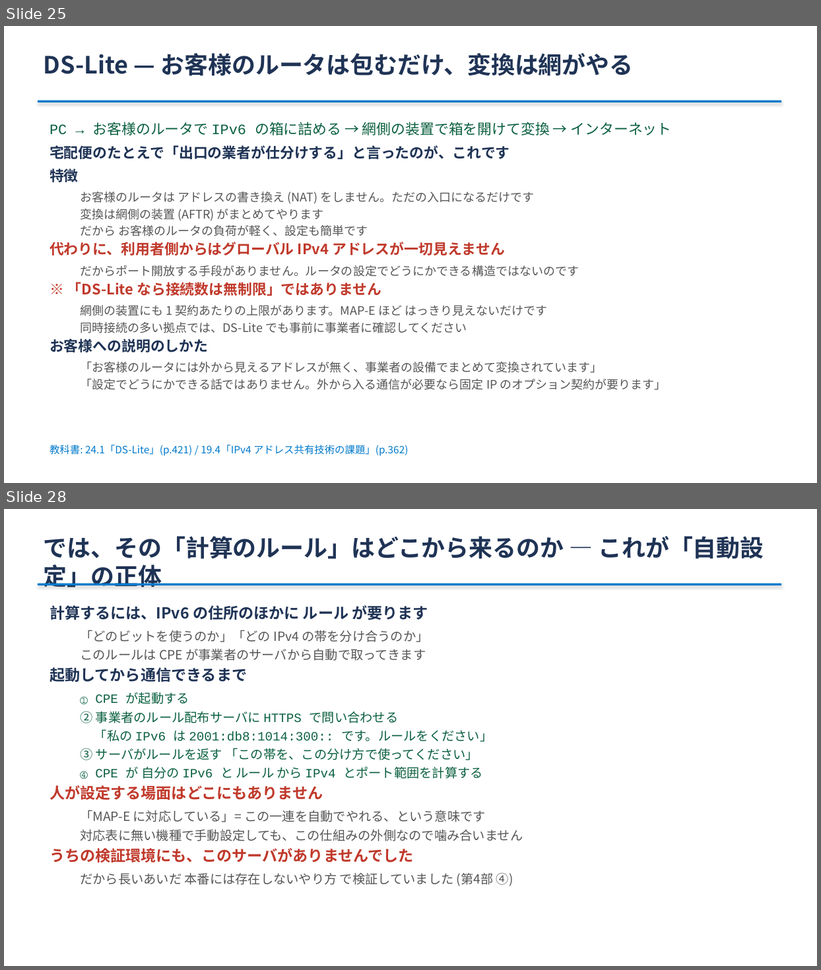
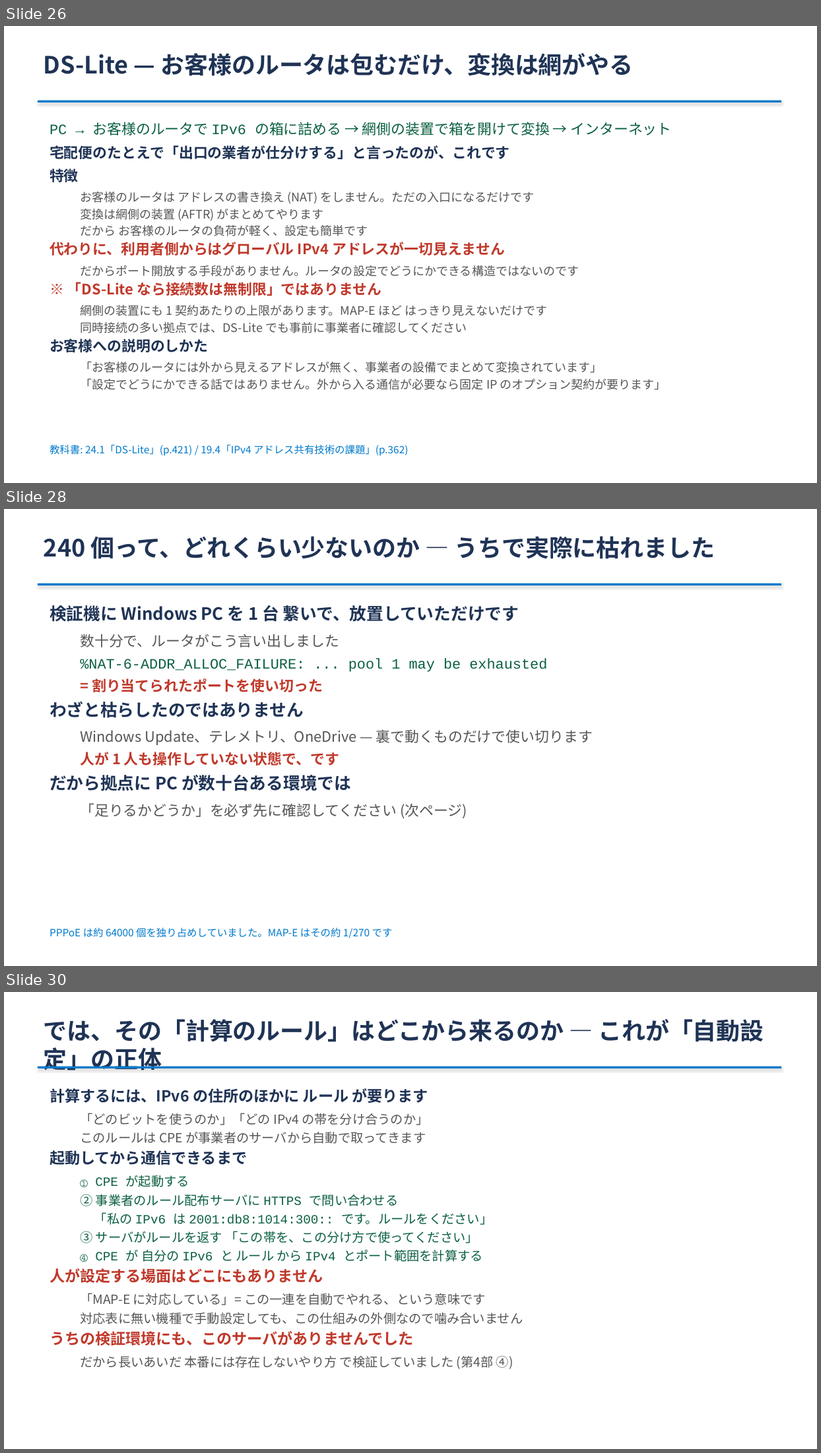
Before and after one commit to ginchankawaii/claude-code-book-template, a slide deck: docs/ipoe-lab/slides/setsumeikai.pptx. Shown one above the other, each under a label of ours: slides 25 and 28 before the commit, slides 26, 28 and 30 after it; the slides between them are not shown. The pictures are 821x970 and 821x1453 pixels, drawn with LibreOffice and Linux fonts; fonts in the diff are those of the drawing. Boxes give left, top, right and bottom in pixels: in the first picture for what was removed or moved away, otherwise in the second. Text is boxed around its words. In the diff, an @@ line names an element or a change of style, - is before the commit and + after.

```diff
--- a/docs/ipoe-lab/slides/setsumeikai.pptx
+++ b/docs/ipoe-lab/slides/setsumeikai.pptx
@@ slide 28 added at (x1=4, y1=509, x2=817, y2=966), background #FFFFFF @@
@@ text added at (x1=44, y1=536, x2=715, y2=559), 28 pt, text #1F3355, bold @@
+240 個って、どれくらい少ないのか — うちで実際に枯れました
@@ rectangle added at (x1=38, y1=584, x2=781, y2=586), fill #007ACC @@
@@ text added at (x1=50, y1=605, x2=593, y2=819), 17 pt, text #555555 @@
+検証機に Windows PC を 1 台 繋いで、放置していただけです
+  数十分で、ルータがこう言い出しました
+  %NAT-6-ADDR_ALLOC_FAILURE: ... pool 1 may be exhausted
+  = 割り当てられたポートを使い切った
+わざと枯らしたのではありません
+  Windows Update、テレメトリ、OneDrive — 裏で動くものだけで使い切ります
+  人が 1 人も操作していない状態で、です
+だから拠点に PC が数十台ある環境では
+  「足りるかどうか」を必ず先に確認してください (次ページ)
@@ text added at (x1=50, y1=928, x2=393, y2=939), 12 pt, text #007ACC @@
+PPPoE は約 64000 個を独り占めしていました。MAP-E はその約 1/270 です
@@ what was slide 25 is now slide 26 @@
@@ what was slide 28 is now slide 30 @@
```
Also in this commit, not shown: 3 slides changed, 1 other slide added, 2 other files.
